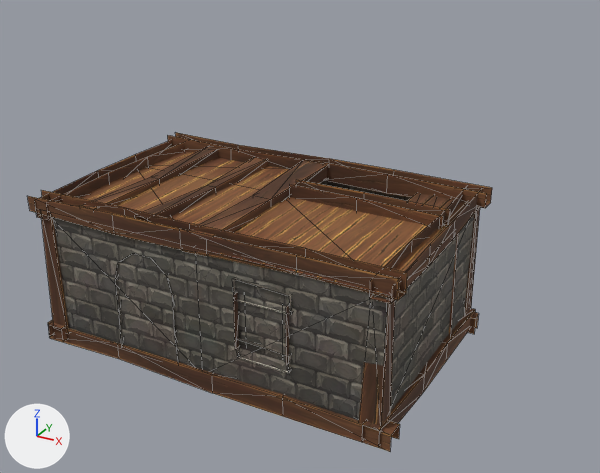
Renders of the FBX model Avella Valley/Assets/Models/interior/interior_house_04.fbx from each side of a commit.
Both versions are drawn from a 50 mm lens placed at (10.45, -17.06, 11.31), pointed at (1.15, -0.14, 2.85). Lighting does not change. The marker at lower left points along +X, +Y and +Z. Mesh edges are drawn as thin lines. Where no turn or scale is listed for an object, it has been applied to the vertices.

Before the edit, the objects in view are built like this:
```python
me_mesh = bpy.data.meshes.new('Mesh')
me_mesh.from_pydata(...)  # 666 vertices, 826 faces; spans x -5.07..5.05, y -3.2..3.18, z -0.37..3.86
me_mesh.materials.append(mat_material__25)  # picture img_town_albedo_jpg
ob_interior_house_04 = bpy.data.objects.new('interior_house_04', me_mesh)
ob_interior_house_04.location = (0.0, 0.0, 0.0)
```
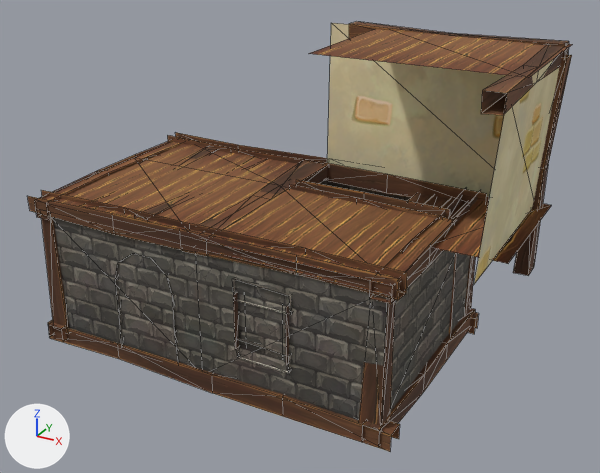
What differs and where, as boxes [x1, y1, x2, y2] in the pictures (600 x 473 px):
'interior_house_04', reshaped (17% wider, 34% taller): before [27, 132, 492, 451]; after [27, 22, 572, 451]
part 1 of me_mesh, built on: before [41, 150, 480, 425]; after [41, 22, 572, 425]

The change in detail:
me_mesh is used by ob_interior_house_04; location (0.0, 0.0, 0.0).
me_mesh had 666 vertices, 826 faces and spanned x -5.07..5.05, y -3.2..3.18, z -0.37..3.86.
me_mesh now has 732 vertices, 898 faces and spans x -5.07..6.6, y -3.2..3.3, z -0.37..7.69.
Part 1, on me_mesh:
58 faces are deleted.
61 vertices are added at x -4.89..6.6, y -3.09..3.3, z -0.13..7.69.
5 new vertices lie (4.89, 0.0, 0.0) away from vertices in x -4.89..1.69, y -3.09..3.18, z 3.7..7.62.
130 new faces join them.
